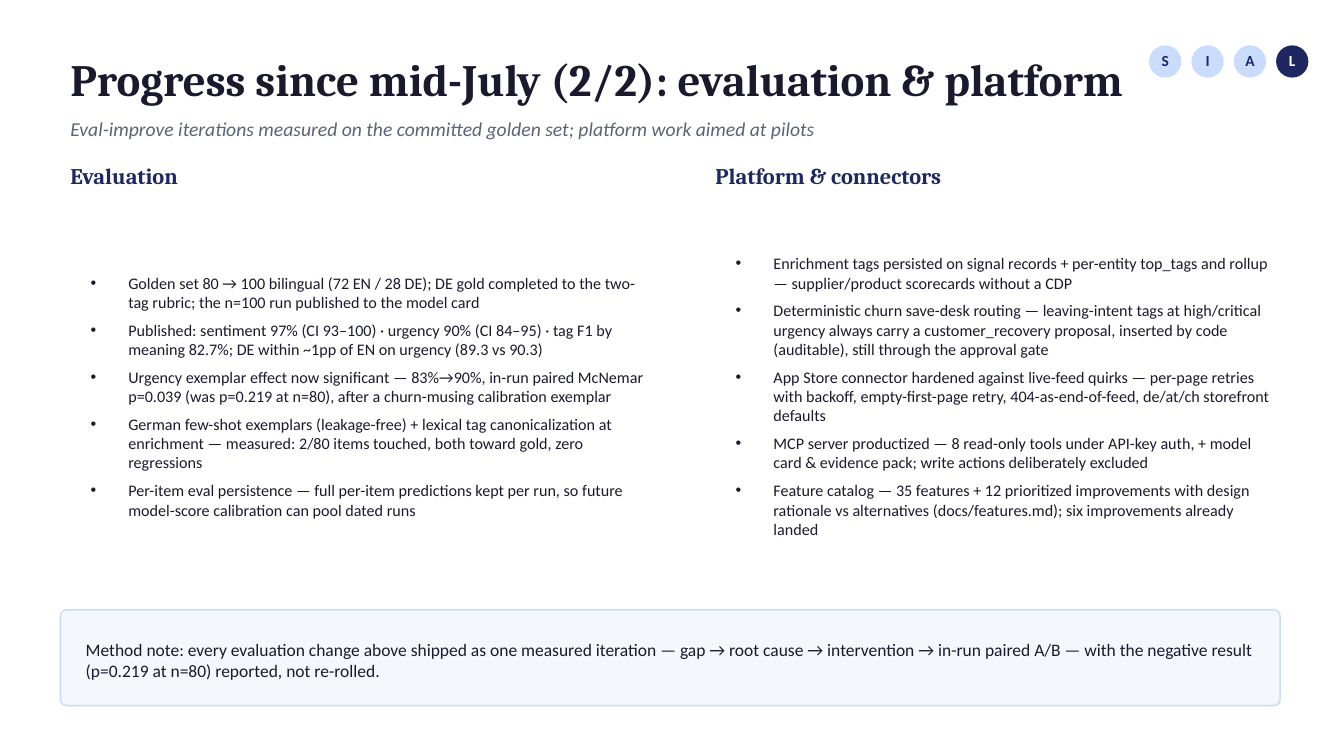
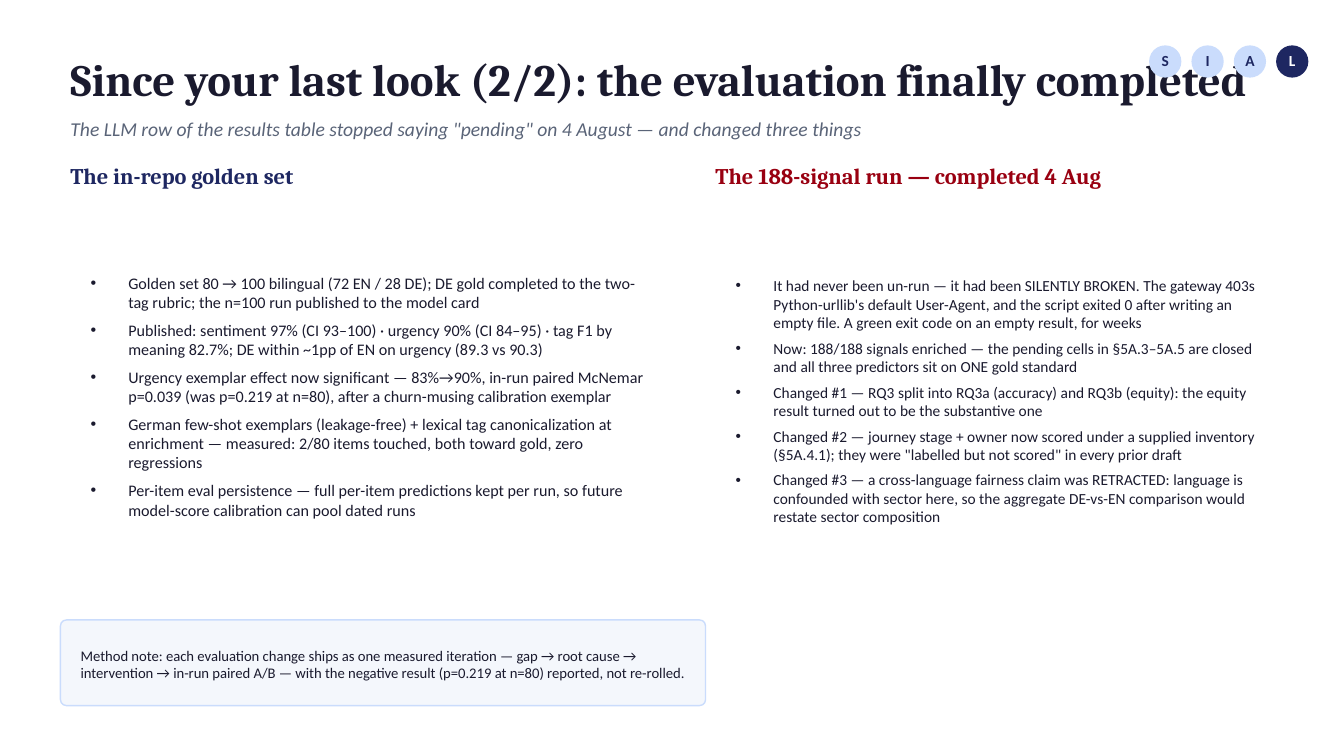
Before and after one commit to fogu13/CLARA, a slide deck: slide 11 of thesis/defense/defense_deck.pptx. Drawn at 1344x756 pixels with LibreOffice and Linux fonts; fonts in the diff are those of the drawing. Boxes give left, top, right and bottom in pixels: in the first picture for what was removed or moved away, otherwise in the second. Text is boxed around its words. In the diff, an @@ line names an element or a change of style, - is before the commit and + after.

```diff
--- a/thesis/defense/defense_deck.pptx
+++ b/thesis/defense/defense_deck.pptx
@@ text at (70,54,1246,106): text changed @@
-Progress since mid-July (2/2): evaluation & platform
+Since your last look (2/2): the evaluation finally completed
@@ text at (70,122,861,140): text changed @@
-Eval-improve iterations measured on the committed golden set; platform work aimed at pilots
+The LLM row of the results table stopped saying "pending" on 4 August — and changed three things
@@ text at (70,168,294,189): text changed @@
-Evaluation
+The in-repo golden set
@@ text at (715,168,1101,189): text changed; text colour #1E2761 to #990011 @@
-Platform & connectors
+The 188-signal run — completed 4 Aug
@@ text at (773,280,1254,525): text changed; size 11.5 to 11 pt @@
-• Enrichment tags persisted on signal records + per-entity top_tags and rollup — supplier/product scorecards without a CDP
-• Deterministic churn save-desk routing — leaving-intent tags at high/critical urgency always carry a customer_recovery proposal, inserted by code (auditable), still through the approval gate
-• App Store connector hardened against live-feed quirks — per-page retries with backoff, empty-first-page retry, 404-as-end-of-feed, de/at/ch storefront defaults
-• MCP server productized — 8 read-only tools under API-key auth, + model card & evidence pack; write actions deliberately excluded
-• Feature catalog — 35 features + 12 prioritized improvements with design rationale vs alternatives (docs/features.md); six improvements already landed
+• It had never been un-run — it had been SILENTLY BROKEN. The gateway 403s Python-urllib's default User-Agent, and the script exited 0 after writing an empty file. A green exit code on an empty result, for weeks
+• Now: 188/188 signals enriched — the pending cells in §5A.3–5A.5 are closed and all three predictors sit on ONE gold standard
+• Changed #1 — RQ3 split into RQ3a (accuracy) and RQ3b (equity): the equity result turned out to be the substantive one
+• Changed #2 — journey stage + owner now scored under a supplied inventory (§5A.4.1); they were "labelled but not scored" in every prior draft
+• Changed #3 — a cross-language fairness claim was RETRACTED: language is confounded with sector here, so the aggregate DE-vs-EN comparison would restate sector composition
@@ rounded rectangle: place and size @@
-rounded rectangle at (60,610,1280,706)
+rounded rectangle at (60,620,706,706)
@@ rounded rectangle at (60,620,706,706): proportions changed @@
@@ text at (81,650,685,681): text changed; size 12.5 to 10.5 pt @@
-Method note: every evaluation change above shipped as one measured iteration — gap → root cause → intervention → in-run paired A/B — with the negative result (p=0.219 at n=80) reported, not re-rolled.
+Method note: each evaluation change ships as one measured iteration — gap → root cause → intervention → in-run paired A/B — with the negative result (p=0.219 at n=80) reported, not re-rolled.
```
Also in this commit, not shown: 10 other slides changed, 2 slides added, 1 other file.
